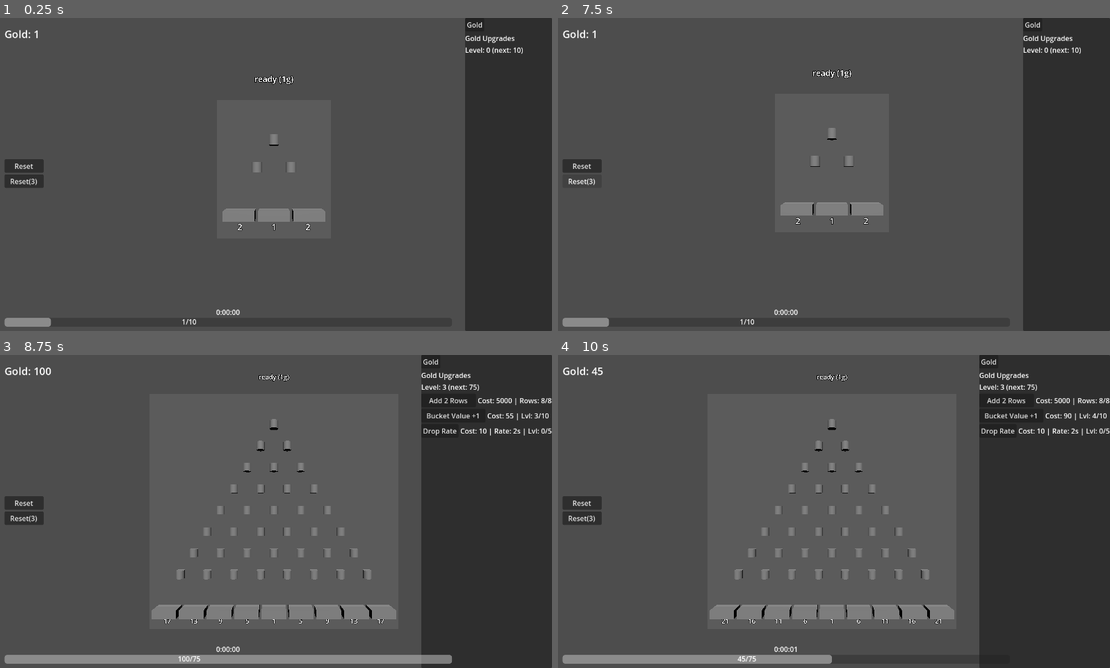
Above: before the commit, frames 1-4 (two rows, left to right).
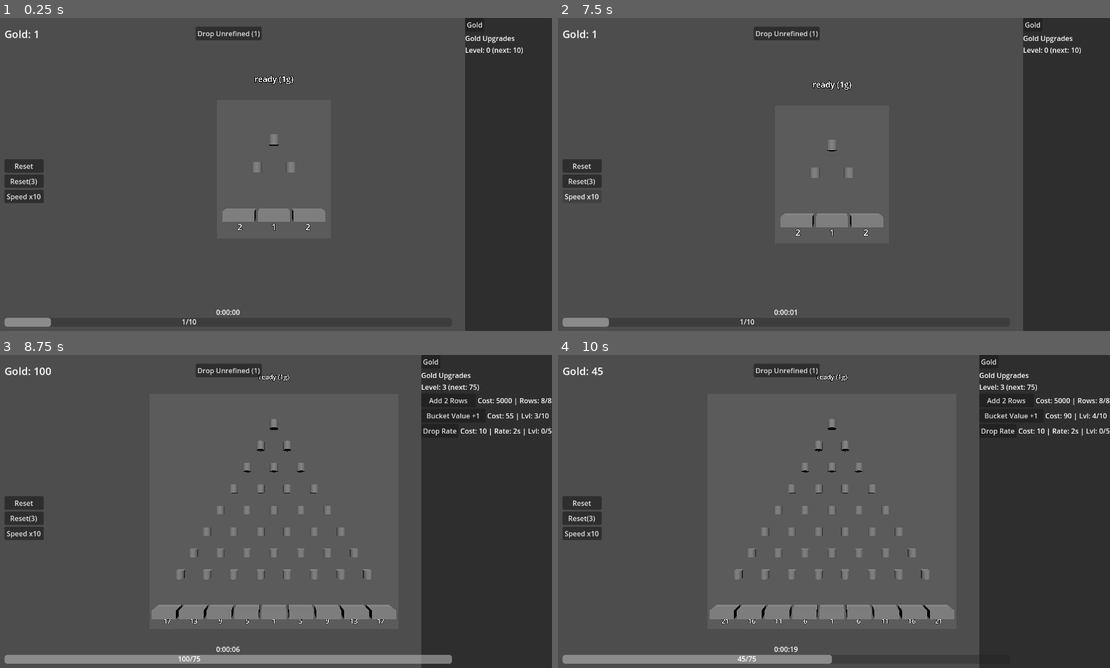
Above: after the commit, the same moments.

Repository: kjbrown-sandbox/pleenko
Game: Godot game, scene res://scenes/main.tscn
Two runs of this game, one before a commit and one after it. Both use one fixed random seed, a clock stepped at 60 frames per second and the inputs below.
Inputs (mouse positions are in pixels of both pictures, inside the frame that each line leads up to):
- Up to frame 1 (0.25 s): no input
- Up to frame 2 (7.5 s): click (580, 196) at 0.5 s, where only the run after the commit has a clickable "Speed x10"; click "Gold" at 1.25 s; click (784, 33) at 2 s, where only the run after the commit has a clickable "Drop Unrefined (1)"; click "Gold" at 2.75 s; click (580, 196) at 3.5 s, where only the run after the commit has a clickable "Speed x10"; click (784, 33) at 4.25 s, where only the run after the commit has a clickable "Drop Unrefined (1)"; click "Gold" at 5 s; click (580, 196) at 5.75 s, where only the run after the commit has a clickable "Speed x10"; click (784, 33) at 6.5 s, where only the run after the commit has a clickable "Drop Unrefined (1)"; click "Reset" at 7.25 s
- Up to frame 3 (8.75 s): click "Reset(3)" at 8 s
- Up to frame 4 (10 s): click "Add 2 Rows" at 8.75 s; click "Bucket Value +1" at 9.5 s

The runs differ from the first frame. In frame 1, 0.7% of the frame differs, in the area x 0-48%, y 2-60%; in frame 2, 2.3%, in the area x 1-59%, y 2-95%; in frame 3, 0.7%; in frame 4, 0.7%.

Commit message:
Add visual queue, add x10 speed, add unrefined orange

Diff:
--- a/project.godot
+++ b/project.godot
@@ -33,6 +33,11 @@
 "events": [Object(InputEventKey,"resource_local_to_scene":false,"resource_name":"","device":-1,"window_id":0,"alt_press …(182 unchanged characters)…
 ]
 }
+drop_unrefined={
+"deadzone": 0.2,
+"events": [Object(InputEventKey,"resource_local_to_scene":false,"resource_name":"","device":-1,"window_id":0,"alt_pressed":false,"shift_pressed":false,"ctrl_pressed":false,"meta_pressed":false,"pressed":false,"keycode":0,"physical_keycode":49,"key_label":0,"unicode":49,"echo":false,"script":null)
+]
+}
 
 [physics]
 
--- a/scenes/ui.tscn
+++ b/scenes/ui.tscn
@@ -13,21 +13,30 @@
 theme_override_font_sizes/font_size = 24
 text = "Gold: 0"
 
-[node name="OrangeCoinLabel" type="Label" parent="."]
+[node name="UnrefinedOrangeLabel" type="Label" parent="."]
 visible = false
 offset_left = 20.0
 offset_top = 50.0
 offset_right = 220.0
 offset_bottom = 80.0
 theme_override_font_sizes/font_size = 24
+text = "Unrefined: 0"
+
+[node name="OrangeCoinLabel" type="Label" parent="."]
+visible = false
+offset_left = 20.0
+offset_top = 80.0
+offset_right = 220.0
+offset_bottom = 110.0
+theme_override_font_sizes/font_size = 24
 text = "Orange: 0"
 
 [node name="RedCoinLabel" type="Label" parent="."]
 visible = false
 offset_left = 20.0
-offset_top = 80.0
+offset_top = 110.0
 offset_right = 220.0
-offset_bottom = 110.0
+offset_bottom = 140.0
 theme_override_font_sizes/font_size = 24
 text = "Red: 0"
 
--- a/scripts/main.gd
+++ b/scripts/main.gd
@@ -9,6 +9,7 @@
 var coin_total: int = 1
 var coin_max: int = 500
 var coin_max_up_cost: int = 1
+var unrefined_orange: int = 0
 var orange_coin_total: int = 0
 var red_coin_total: int = 0
 
@@ -32,7 +33,7 @@
 var bucket_value_delta: int = 5
 var bucket_value_level: int = 0
 var drop_rate_cost: int = 10
-var drop_rate_delta: int = 30
+var drop_rate_delta: int = 20
 var drop_rate_level: int = 0
 var autodropper_cost: int = 10
 
@@ -65,8 +66,8 @@
 var autodropper_level: int = 0
 var autodropper_timer: Timer
 
-# --- Gold queue ---
-var gold_queue: int = 0
+# --- Gold queue (each entry is a multiplier: 1=normal, 3=unrefined, 5=level-up) ---
+var gold_queue: Array[int] = []
 var gold_queue_max: int = 0
 var gold_queue_up_cost: int = 10
 var gold_queue_up_delta: int = 10
@@ -98,6 +99,10 @@
 var orange_drop_cost := 100   # gold cost to drop on orange
 var red_drop_cost := 1        # orange cost to drop on red
 
+# --- Visual queue ---
+var queue_visual_container: Node3D
+var queue_coin_mesh: SphereMesh
+
 # --- Boards ---
 const BOARD_GAP := 3.0
 var regular_board: PlinkoBoard
@@ -120,6 +125,13 @@
 
 	regular_board.num_rows = 2
 	regular_board._build_board()
+
+	# Visual queue container (3D coins above drop point)
+	queue_visual_container = Node3D.new()
+	regular_board.add_child(queue_visual_container)
+	queue_coin_mesh = SphereMesh.new()
+	queue_coin_mesh.radius = 0.15
+	queue_coin_mesh.height = 0.3
 
 	# Autodropper timer (gold board auto-drops, independent of manual cooldown)
 	autodropper_timer = Timer.new()
@@ -158,6 +170,8 @@
 	ui.reset_pressed.connect(_reset_game)
 	ui.reset_dev_pressed.connect(_reset_game_dev)
 	ui.level_up_dismissed.connect(_on_level_up_dismissed)
+	ui.drop_unrefined_pressed.connect(_drop_unrefined_on_gold)
+	ui.speed_toggle_pressed.connect(_toggle_speed)
 
 	# Load saved progress (must be after all setup)
 	_load_game()
@@ -166,6 +180,8 @@
 func _unhandled_input(event: InputEvent) -> void:
 	if event.is_action_pressed("drop_coin"):
 		_drop_on_selected_board()
+	if event.is_action_pressed("drop_unrefined"):
+		_drop_unrefined_on_gold()
 
 
 func _process(delta: float) -> void:
@@ -223,18 +239,18 @@
 				return "ready (1g)"
 			else:
 				# Queue mode
-				var qs := "[" + str(gold_queue) + "/" + str(gold_queue_max) + "] "
-				if coin_total < 1 and gold_queue == 0:
+				var qs := "[" + str(gold_queue.size()) + "/" + str(gold_queue_max) + "] "
+				if coin_total < 1 and gold_queue.is_empty():
 					return qs + "need gold"
-				if gold_queue >= gold_queue_max:
+				if gold_queue.size() >= gold_queue_max:
 					return qs + "full"
 				return qs + "ready (1g)"
 		PlinkoBoard.BoardType.ORANGE:
-			if orange_queue <= 0:
-				return "need credits"
+			if unrefined_orange <= 0:
+				return "need unrefined"
 			if coin_total < orange_drop_cost:
 				return "need gold"
-			return "ready (" + str(orange_drop_cost) + "g + 1 credit)"
+			return "ready (" + str(orange_drop_cost) + "g + 1 unrefined)"
 		PlinkoBoard.BoardType.RED:
 			if red_queue <= 0:
 				return "need credits"
@@ -303,7 +319,7 @@
 					gold_drain_timer.start()
 			else:
 				# Queue mode
-				if gold_queue < gold_queue_max:
+				if gold_queue.size() < gold_queue_max:
 					coin_total -= 1
 					ui.update_coins(coin_total, coin_max)
 					_update_level_label()
@@ -313,7 +329,8 @@
 						gold_drain_timer.start()
 					else:
 						# Timer running — add to queue for later
-						gold_queue += 1
+						gold_queue.append(1)
+					_update_queue_visual()
 					_refresh_upgrade_header()
 
 		PlinkoBoard.BoardType.ORANGE:
@@ -322,12 +339,13 @@
 				return
 			if coin_total < orange_drop_cost:
 				return
-			if orange_queue <= 0:
+			if unrefined_orange <= 0:
 				return
 			if selected_board.drop_coin():
 				coin_total -= orange_drop_cost
-				orange_queue -= 1
+				unrefined_orange -= 1
 				ui.update_coins(coin_total, coin_max)
+				ui.update_unrefined_orange(unrefined_orange)
 				_update_level_label()
 				_refresh_upgrade_header()
 				if timer:
@@ -353,23 +371,105 @@
 # === Autodropper (gold board only) ===
 
 func _on_autodropper_timeout() -> void:
-	if coin_total >= 1 and gold_queue < gold_queue_max:
+	if coin_total >= 1 and gold_queue.size() < gold_queue_max:
 		coin_total -= 1
-		gold_queue += 1
+		gold_queue.append(1)
 		ui.update_coins(coin_total, coin_max)
 		if gold_drain_timer.is_stopped():
 			gold_drain_timer.start()
+		_update_queue_visual()
 		_refresh_upgrade_header()
 
 
 func _on_gold_drain_timeout() -> void:
-	if gold_queue > 0:
-		regular_board.drop_coin()
-		gold_queue -= 1
+	if gold_queue.size() > 0:
+		var multiplier: int = gold_queue.pop_front()
+		regular_board.drop_coin(multiplier)
+		_update_queue_visual()
 		_refresh_upgrade_header()
 	else:
 		# Queue empty — stop timer (enforces one cooldown cycle after last drop)
 		gold_drain_timer.stop()
+
+
+# === Drop unrefined orange on gold board ===
+
+func _drop_unrefined_on_gold() -> void:
+	if ui.is_level_up_visible():
+		return
+	if unrefined_orange <= 0:
+		return
+
+	if gold_queue_max == 0:
+		# No queue — simple cooldown, drop immediately
+		if not gold_drain_timer.is_stopped():
+			return
+		if regular_board.drop_coin(3):
+			unrefined_orange -= 1
+			ui.update_unrefined_orange(unrefined_orange)
+			gold_drain_timer.start()
+	else:
+		# Queue mode — add to queue if not full
+		if gold_queue.size() < gold_queue_max:
+			unrefined_orange -= 1
+			ui.update_unrefined_orange(unrefined_orange)
+			if gold_drain_timer.is_stopped():
+				regular_board.drop_coin(3)
+				gold_drain_timer.start()
+			else:
+				gold_queue.append(3)
+			_update_queue_visual()
+			_refresh_upgrade_header()
+
+
+# === Add to gold queue (allows overfill for level-up rewards) ===
+
+func _add_to_gold_queue(multiplier: int) -> void:
+	if gold_queue_max == 0:
+		# No queue bought yet — drop immediately
+		regular_board.drop_coin(multiplier)
+		if gold_drain_timer.is_stopped():
+			gold_drain_timer.start()
+		return
+
+	# Queue mode — can overfill (level-up only calls this)
+	if gold_drain_timer.is_stopped():
+		regular_board.drop_coin(multiplier)
+		gold_drain_timer.start()
+	else:
+		gold_queue.append(multiplier)
+	_update_queue_visual()
+	_refresh_upgrade_header()
+
+
+# === Visual queue (3D coins stacked above drop point) ===
+
+func _update_queue_visual() -> void:
+	# Clear existing visuals
+	for child in queue_visual_container.get_children():
+		child.queue_free()
+
+	if gold_queue_max == 0:
+		return
+
+	for i in range(gold_queue.size()):
+		var mesh_inst := MeshInstance3D.new()
+		mesh_inst.mesh = queue_coin_mesh
+
+		# Stack vertically above drop point, overlapping slightly
+		var y := PlinkoBoard.TOP_Y + 1.2 + i * 0.25
+		# Bottom coin in front (higher z)
+		var z := 0.05 * (gold_queue.size() - i)
+		mesh_inst.position = Vector3(0.0, y, z)
+
+		# Color based on multiplier
+		var multiplier: int = gold_queue[i]
+		if multiplier >= 3:
+			var mat := StandardMaterial3D.new()
+			mat.albedo_color = Color.ORANGE
+			mesh_inst.material_override = mat
+
+		queue_visual_container.add_child(mesh_inst)
 
 
 # === Coin landed handlers ===
@@ -381,7 +481,8 @@
 			ui.update_coins(coin_total, coin_max)
 			_check_level_up()
 		PlinkoBoard.BucketType.ORANGE:
-			_add_to_orange_queue(value)
+			unrefined_orange += value
+			ui.update_unrefined_orange(unrefined_orange)
 			_check_unlock_orange_board()
 		PlinkoBoard.BucketType.RED:
 			_add_to_red_queue(value)
@@ -474,10 +575,10 @@
 		PlinkoBoard.BoardType.GOLD:
 			var header := "Gold Upgrades"
 			if gold_queue_max > 0:
-				header += " [queue: " + str(gold_queue) + "/" + str(gold_queue_max) + "]"
+				header += " [queue: " + str(gold_queue.size()) + "/" + str(gold_queue_max) + "]"
 			ui.show_upgrades_for_board(header, _gold_upgrades())
 		PlinkoBoard.BoardType.ORANGE:
-			var header := "Orange Upgrades [" + str(orange_queue) + "/" + str(orange_queue_max) + "]"
+			var header := "Orange Upgrades [unrefined: " + str(unrefined_orange) + "]"
 			ui.show_upgrades_for_board(header, _orange_upgrades())
 		PlinkoBoard.BoardType.RED:
 			var header := "Red Upgrades [" + str(red_queue) + "/" + str(red_queue_max) + "]"
@@ -491,10 +592,10 @@
 		PlinkoBoard.BoardType.GOLD:
 			var header := "Gold Upgrades"
 			if gold_queue_max > 0:
-				header += " [queue: " + str(gold_queue) + "/" + str(gold_queue_max) + "]"
+				header += " [queue: " + str(gold_queue.size()) + "/" + str(gold_queue_max) + "]"
 			ui.update_header(header)
 		PlinkoBoard.BoardType.ORANGE:
-			ui.update_header("Orange Upgrades [" + str(orange_queue) + "/" + str(orange_queue_max) + "]")
+			ui.update_header("Orange Upgrades [unrefined: " + str(unrefined_orange) + "]")
 		PlinkoBoard.BoardType.RED:
 			ui.update_header("Red Upgrades [" + str(red_queue) + "/" + str(red_queue_max) + "]")
 
@@ -700,11 +801,11 @@
 	coin_total -= drop_rate_cost
 	drop_rate_level += 1
 
-	gold_cooldown_time *= 0.85
+	gold_cooldown_time *= 0.8
 	gold_drain_timer.wait_time = gold_cooldown_time
 
 	drop_rate_cost += drop_rate_delta
-	drop_rate_delta += 30
+	drop_rate_delta += 20
 	ui.update_coins(coin_total, coin_max)
 
 
@@ -919,14 +1020,16 @@
 	# Perform the action for this level
 	match entry["action"]:
 		"orange_ball":
-			regular_board.drop_coin(5)
+			_add_to_gold_queue(5)
 		"orange_ball_and_cap":
-			regular_board.drop_coin(5)
+			_add_to_gold_queue(5)
 			ui.show_coin_max = true
 			ui.update_coins(coin_total, coin_max)
 		"orange_buckets":
 			regular_board.orange_buckets_enabled = true
 			regular_board._build_board()
+			ui.show_unrefined_orange()
+			ui.update_unrefined_orange(unrefined_orange)
 
 	# Every level-up may unlock new upgrades, so refresh the panel
 	_refresh_upgrade_panel()
@@ -988,6 +1091,13 @@
 # === Save / Load ===
 
 const SAVE_PATH := "user://save.json"
+
+
+func _toggle_speed() -> void:
+	if Engine.time_scale == 1.0:
+		Engine.time_scale = 10.0
+	else:
+		Engine.time_scale = 1.0
 
 
 func _reset_game() -> void:
@@ -1029,6 +1139,7 @@
 		"coin_total": coin_total,
 		"coin_max": coin_max,
 		"coin_max_up_cost": coin_max_up_cost,
+		"unrefined_orange": unrefined_orange,
 		"orange_coin_total": orange_coin_total,
 		"red_coin_total": red_coin_total,
 		# Unlock flags
@@ -1124,6 +1235,7 @@
 	coin_total = int(data.get("coin_total", coin_total))
 	coin_max = int(data.get("coin_max", coin_max))
 	coin_max_up_cost = int(data.get("coin_max_up_cost", coin_max_up_cost))
+	unrefined_orange = int(data.get("unrefined_orange", unrefined_orange))
 	orange_coin_total = int(data.get("orange_coin_total", orange_coin_total))
 	red_coin_total = int(data.get("red_coin_total", red_coin_total))
 
@@ -1167,7 +1279,15 @@
 	orange_row_cap = int(data.get("orange_row_cap", orange_row_cap))
 	red_row_cap = int(data.get("red_row_cap", red_row_cap))
 
-	gold_queue = int(data.get("gold_queue", gold_queue))
+	# Gold queue — backwards compat: old saves have int, new saves have array
+	var saved_queue = data.get("gold_queue", [])
+	gold_queue = []
+	if saved_queue is Array:
+		for v in saved_queue:
+			gold_queue.append(int(v))
+	elif saved_queue is float or saved_queue is int:
+		for i in range(int(saved_queue)):
+			gold_queue.append(1)
 	gold_queue_max = int(data.get("gold_queue_max", gold_queue_max))
 	gold_queue_up_cost = int(data.get("gold_queue_up_cost", gold_queue_up_cost))
 	gold_queue_up_delta = int(data.get("gold_queue_up_delta", gold_queue_up_delta))
@@ -1188,7 +1308,7 @@
 
 	# Update gold drain timer
 	gold_drain_timer.wait_time = gold_cooldown_time
-	if gold_queue > 0:
+	if gold_queue.size() > 0:
 		gold_drain_timer.start()
 
 	# Restore autodropper if it was active
@@ -1218,6 +1338,9 @@
 	# --- Refresh all UI ---
 	if player_level >= 9:
 		ui.show_coin_max = true
+	if regular_board.orange_buckets_enabled:
+		ui.show_unrefined_orange()
+		ui.update_unrefined_orange(unrefined_orange)
 	ui.update_coins(coin_total, coin_max)
 	if orange_board_unlocked:
 		ui.update_orange_coins(orange_coin_total)
@@ -1225,3 +1348,4 @@
 		ui.update_red_coins(red_coin_total)
 	_update_level_label()
 	_refresh_upgrade_panel()
+	_update_queue_visual()
--- a/scripts/ui.gd
+++ b/scripts/ui.gd
@@ -5,8 +5,11 @@
 signal reset_pressed
 signal reset_dev_pressed
 signal level_up_dismissed
+signal drop_unrefined_pressed
+signal speed_toggle_pressed
 
 @onready var coin_label: Label = $CoinLabel
+@onready var unrefined_orange_label: Label = $UnrefinedOrangeLabel
 @onready var orange_coin_label: Label = $OrangeCoinLabel
 @onready var red_coin_label: Label = $RedCoinLabel
 
@@ -62,6 +65,27 @@
 	reset_dev_btn.pressed.connect(func(): reset_dev_pressed.emit())
 	reset_container.add_child(reset_dev_btn)
 
+	var speed_btn := Button.new()
+	speed_btn.text = "Speed x10"
+	speed_btn.focus_mode = Control.FOCUS_NONE
+	speed_btn.pressed.connect(func(): speed_toggle_pressed.emit())
+	reset_container.add_child(speed_btn)
+
+	# Drop unrefined button — near spawn point, 50px to the left of center
+	var drop_unrefined_btn := Button.new()
+	drop_unrefined_btn.text = "Drop Unrefined (1)"
+	drop_unrefined_btn.focus_mode = Control.FOCUS_NONE
+	drop_unrefined_btn.anchor_left = 0.5
+	drop_unrefined_btn.anchor_right = 0.5
+	drop_unrefined_btn.anchor_top = 0.0
+	drop_unrefined_btn.anchor_bottom = 0.0
+	drop_unrefined_btn.offset_left = -180.0
+	drop_unrefined_btn.offset_right = -50.0
+	drop_unrefined_btn.offset_top = 20.0
+	drop_unrefined_btn.offset_bottom = 45.0
+	drop_unrefined_btn.pressed.connect(func(): drop_unrefined_pressed.emit())
+	add_child(drop_unrefined_btn)
+
 	# Level-up dialog (hidden by default)
 	level_up_overlay = ColorRect.new()
 	level_up_overlay.color = Color(0, 0, 0, 0.5)
@@ -135,6 +159,10 @@
 		coin_label.text = "Gold: " + str(total)
 
 
+func update_unrefined_orange(total: int) -> void:
+	unrefined_orange_label.text = "Unrefined: " + str(total)
+
+
 func update_orange_coins(total: int) -> void:
 	orange_coin_label.text = "Orange: " + str(total)
 
@@ -169,6 +197,10 @@
 func show_orange_currency() -> void:
 	orange_coin_label.visible = true
 	orange_tab.visible = true
+
+
+func show_unrefined_orange() -> void:
+	unrefined_orange_label.visible = true
 
 
 func show_red_currency() -> void:
